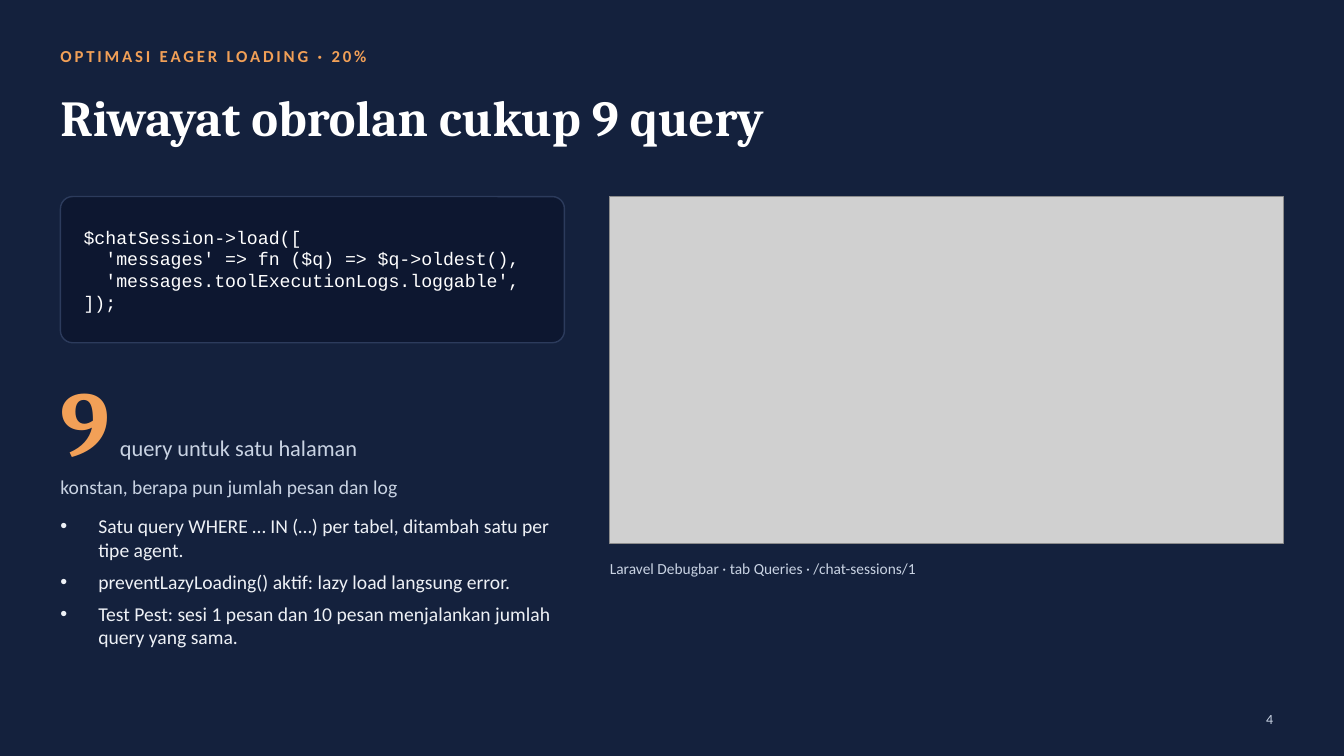
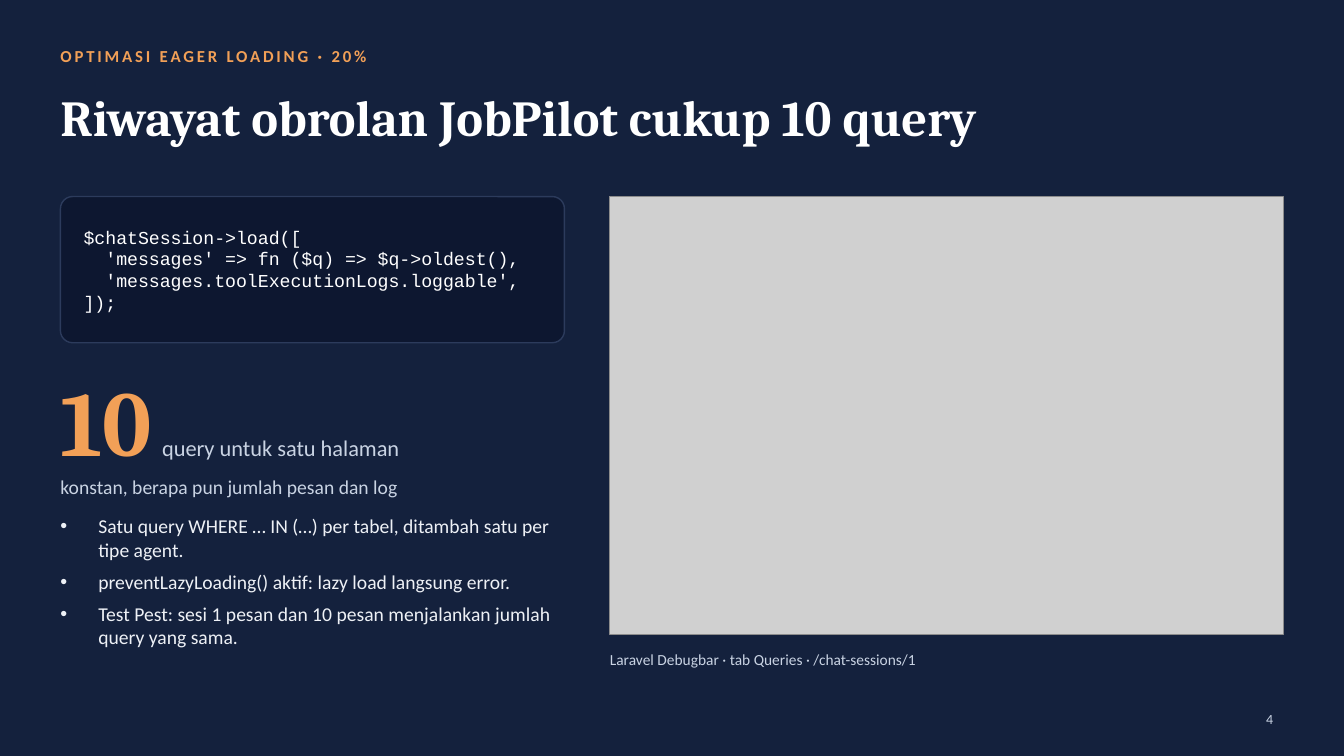
Before and after one commit to StillFurball/ORM, a slide deck: slide 4 of pertemuan-9.pptx. Drawn at 1344x756 pixels with LibreOffice and Linux fonts; fonts in the diff are those of the drawing; grey boxes stand for pictures. Boxes give left, top, right and bottom in pixels: in the first picture for what was removed or moved away, otherwise in the second. Text is boxed around its words. In the diff, an @@ line names an element or a change of style, - is before the commit and + after.

Commit message:
Kaitkan skema relasi dengan proyek JobPilot
- Ganti agent dummy (SecurityScanner, MalwareScanner, LogAnalyzer) dengan
  empat agent JobPilot: JobDiscoveryAgent, JobMatchingAgent,
  CvTailoringAgent, EmailApplicationAgent (polymorphic loggable)
- Factory dan seeder mengikuti alur JobPilot: search_jobs, score_match,
  tailor_cv, draft_email
- Perbarui test, README (ERD, 10 query Debugbar), screenshot Debugbar,
  dan slide pitch pertemuan 9

```diff
--- a/pertemuan-9.pptx
+++ b/pertemuan-9.pptx
@@ title at (60,101,977,147): text changed @@
-Riwayat obrolan cukup 9 query
+Riwayat obrolan JobPilot cukup 10 query
@@ picture: place and size @@
-picture at (610,197,1284,543)
+picture at (610,197,1284,634)
@@ text at (60,393,400,460): text changed @@
-9 query untuk satu halaman
+10 query untuk satu halaman
@@ text "Laravel Debugbar · tab Queries ...": place and size @@
-text "Laravel Debugbar · tab Queries ..." at (610,563,915,577)
+text "Laravel Debugbar · tab Queries ..." at (610,654,915,668)
```
Also in this commit, not shown: 4 other slides changed, 23 other files.
